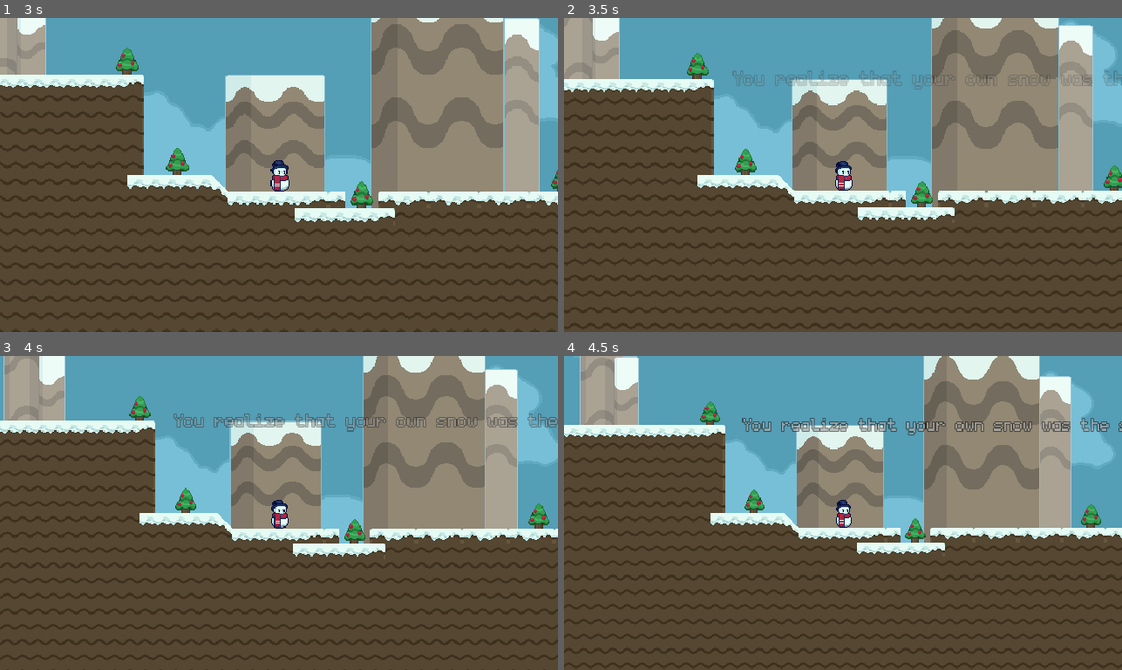
Above: before the commit, frames 1-4 (two rows, left to right).
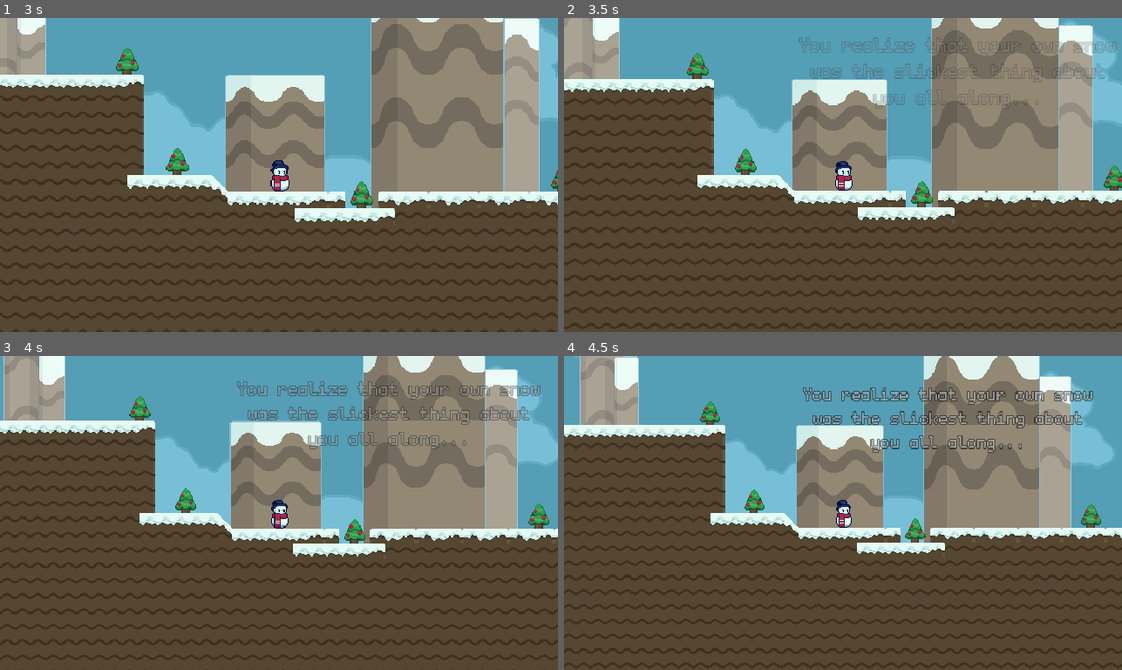
Above: after the commit, the same moments.

Repository: streebree/slickmode
Game: Godot game, scene res://scenes/areas/area_end.tscn
Same seed, same stepped clock (60 frames per second), same inputs: the game is played once before the commit and once after it. This scene is started directly instead of the project's main scene.
Inputs (mouse positions are in pixels of both pictures, inside the frame that each line leads up to):
- Up to frame 1 (3 s): tap Enter (start) at 0.5, 1.35 s; move the mouse to (401, 159) at 0.52 s; hold Right (ui_right) 0.53-2.03 s; tap Shift (run) at 0.6, 2.85 s; click (401, 159) at 0.67 s; tap Z (double_jump) at 0.77, 1.52 s; move the mouse to (167, 190) at 1.27 s; move the mouse to (334, 105) at 2.02 s; hold Left (ui_left) 2.03-2.78 s; tap F at 2.1 s; move the mouse to (251, 237) at 2.77 s; hold Right (ui_right) from 2.78 s (still down); click (251, 237) at 2.92 s
- Up to frame 2 (3.5 s): keep holding Right (ui_right); tap Z (double_jump) at 3.02 s
- Up to frame 3 (4 s): keep holding Right (ui_right); move the mouse to (446, 560) at 3.52 s; tap Enter (start) at 3.6 s; tap Z (double_jump) at 3.77 s
- Up to frame 4 (4.5 s): move the mouse to (675, 465) at 4.27 s; release Right (ui_right) at 4.28 s; hold Left (ui_left) from 4.28 s (still down); tap F at 4.35 s

Frame 1 is identical in both runs. In frame 2, 1.3% of the frame differs, in the area x 30-100%, y 6-28%; in frame 3, 3.4%; in frame 4, 3.7%, in the area x 31-100%, y 10-31%.

Commit message:
Fixing ending text

Diff:
--- a/slick-game/scenes/areas/area_end.tscn
+++ b/slick-game/scenes/areas/area_end.tscn
@@ -150,12 +150,15 @@
 texture = ExtResource("14_j2bgl")
 
 [node name="Label" type="Label" parent="." unique_id=566407421]
-offset_left = -397.0
-offset_top = -173.0
-offset_right = 95.0
-offset_bottom = -147.0
-text = "You realize that your own snow was the slickest thing about you all along..."
+offset_left = -418.0
+offset_top = -206.0
+offset_right = 74.0
+offset_bottom = -131.0
+text = "You realize that your own snow
+was the slickest thing about
+you all along..."
 label_settings = SubResource("LabelSettings_q1qxc")
+horizontal_alignment = 1
 script = ExtResource("16_q1qxc")
 metadata/_edit_use_anchors_ = true
 
Not shown, added: slick-game/builds/web/game11.zip
Not shown, changed: slick-game/builds/web/index.html
Not shown, changed: slick-game/builds/web/index.pck
